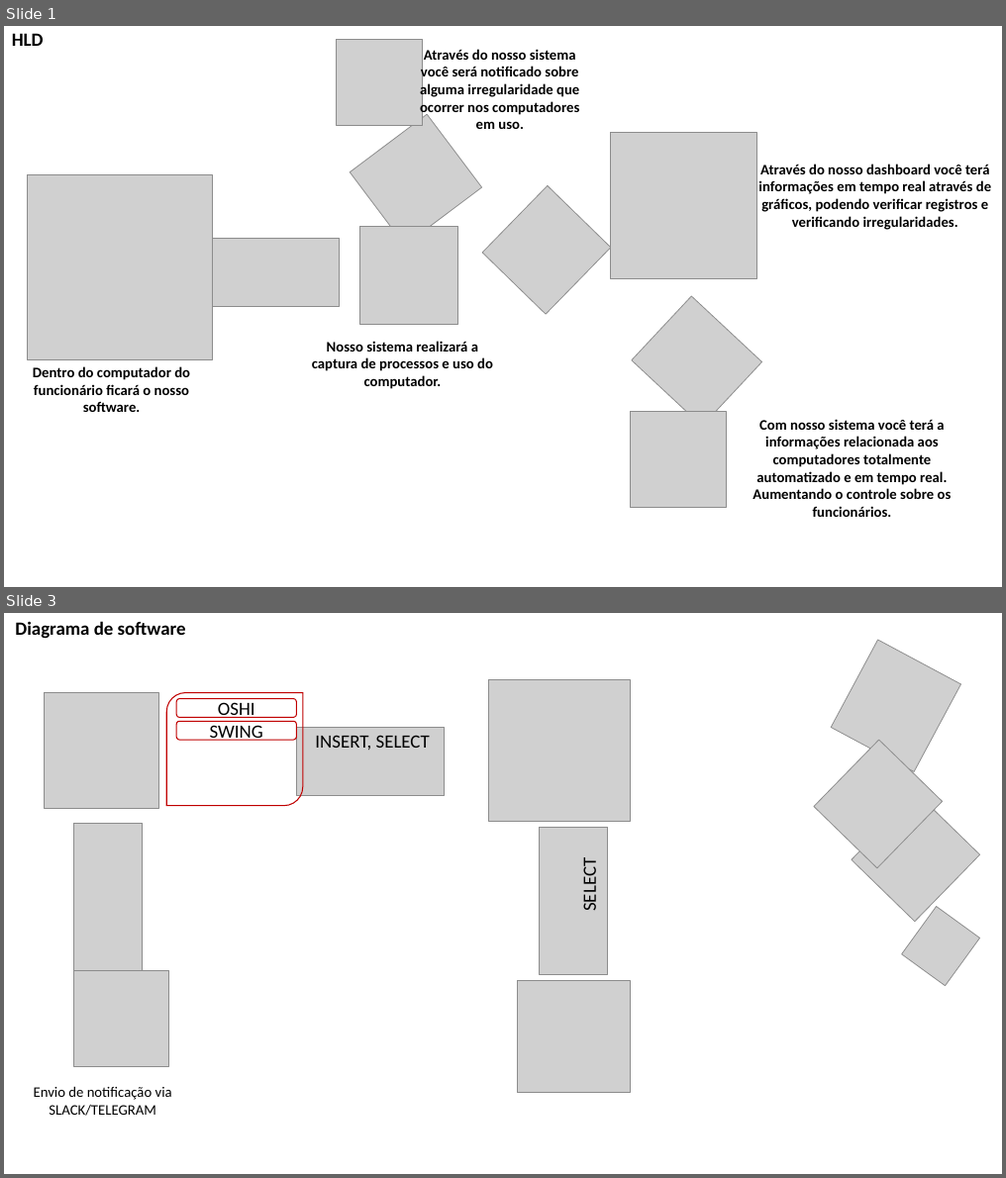
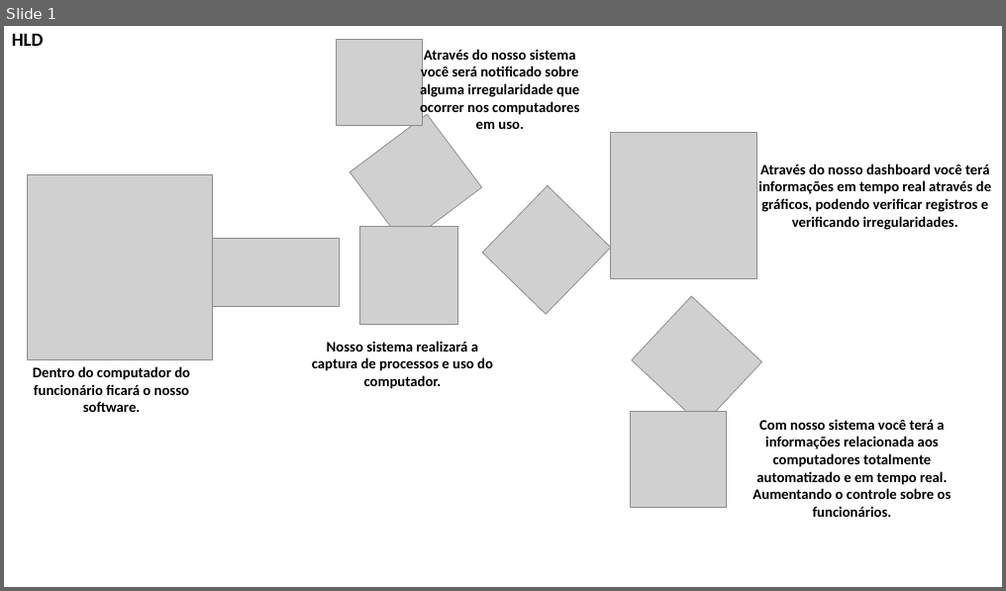
Before and after one commit to BandTec/grupo-07-adsa-20201, a slide deck: Documentação/HLD.LLD.DIAGRAMA.pptx. Shown one above the other, each under a label of ours: slides 1 and 3 before the commit, slide 1 after it; the slides between them are not shown. The pictures are 1006x1178 and 1006x591 pixels, drawn with LibreOffice and Linux fonts; fonts in the diff are those of the drawing; grey boxes stand for pictures. Boxes give left, top, right and bottom in pixels: in the first picture for what was removed or moved away, otherwise in the second. Text is boxed around its words. In the diff, an @@ line names an element or a change of style, - is before the commit and + after.

```diff
--- a/Documentação/HLD.LLD.DIAGRAMA.pptx
+++ b/Documentação/HLD.LLD.DIAGRAMA.pptx
@@ slide 3 removed at bbox=[4, 613, 1002, 1174], background #FFFFFF @@
@@ text removed at bbox=[15, 621, 186, 639] @@
-Diagrama de software
@@ picture removed at bbox=[831, 640, 961, 772] @@
@@ picture removed at bbox=[45, 693, 159, 808] @@
@@ round diag rect removed at bbox=[166, 693, 303, 806] @@
@@ rounded rectangle removed at bbox=[176, 699, 296, 718] @@
-OSHI
@@ picture removed at bbox=[489, 680, 630, 821] @@
@@ rounded rectangle removed at bbox=[176, 722, 296, 741] @@
-SWING
@@ picture removed at bbox=[297, 728, 445, 796] @@
@@ text removed at bbox=[315, 735, 430, 750] @@
-INSERT, SELECT
@@ picture removed at bbox=[814, 740, 943, 868] @@
@@ picture removed at bbox=[851, 793, 980, 922] @@
@@ picture removed at bbox=[73, 823, 143, 970] @@
@@ picture removed at bbox=[539, 828, 608, 975] @@
@@ text removed at bbox=[578, 863, 601, 911] @@
-SELECT
@@ picture removed at bbox=[902, 906, 980, 986] @@
@@ picture removed at bbox=[73, 970, 169, 1066] @@
@@ picture removed at bbox=[518, 980, 631, 1093] @@
@@ text removed at bbox=[34, 1086, 172, 1116] @@
-Envio de notificação via SLACK/TELEGRAM
```
Also in this commit, not shown: 1 slide changed, 1 other slide removed.
